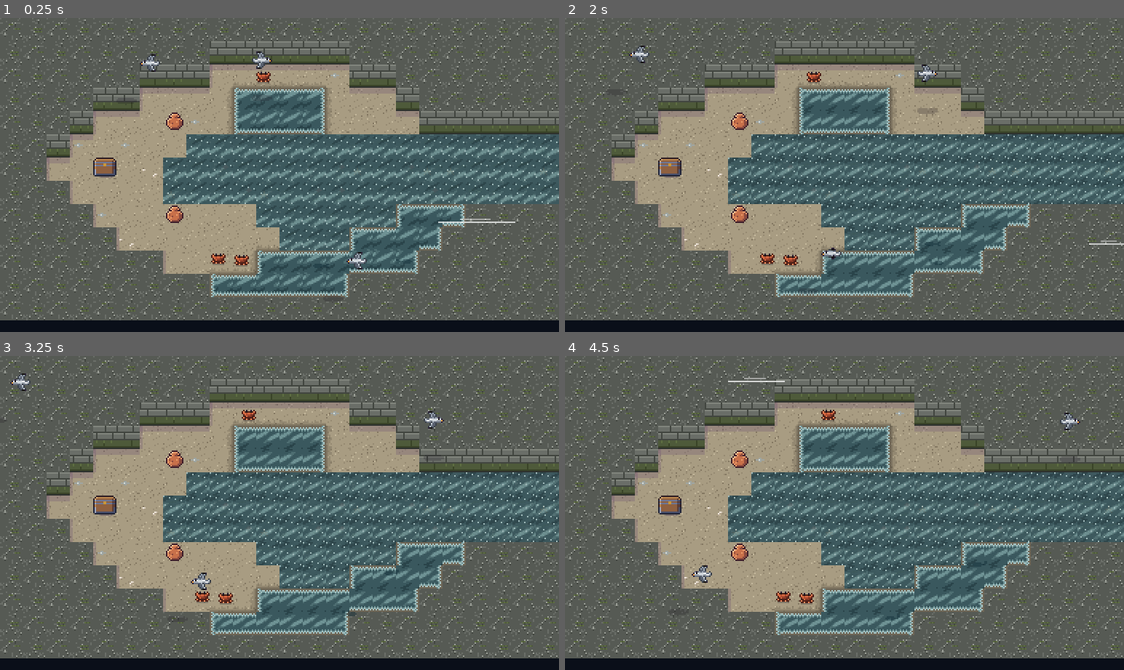
Above: before the commit, frames 1-4 (two rows, left to right).
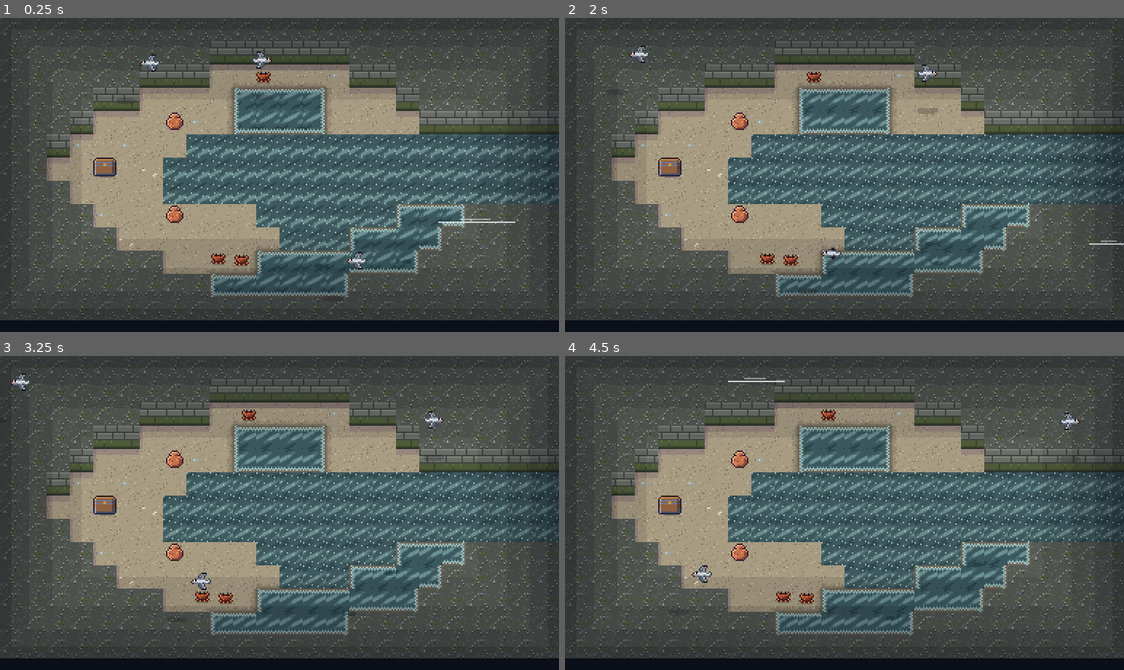
Above: after the commit, the same moments.

Repository: ashciraulo/Leviathan
Game: Godot game, scene res://rooms/room_0_4.tscn
Same seed, same stepped clock (60 frames per second), same inputs: the game is played once before the commit and once after it. This scene is started directly instead of the project's main scene.
Inputs (mouse positions are in pixels of both pictures, inside the frame that each line leads up to):
- Up to frame 1 (0.25 s): no input
- Up to frame 2 (2 s): tap Enter (ui_accept) at 0.5, 0.77, 1.07 s; move the mouse to (967, 159) at 0.52 s; hold D (move_right) 0.53-1.25 s; hold J (attack) 0.53-1.25 s; click (967, 159) at 0.67 s; drag from (732, 190) to (816, 237) at 1.27 s
- Up to frame 3 (3.25 s): move the mouse to (335, 443) at 2.02 s; hold D (move_right) 2.03-2.75 s; hold K (interact) 2.03-2.75 s; drag from (251, 575) to (111, 465) at 2.77 s
- Up to frame 4 (4.5 s): move the mouse to (1012, 560) at 3.52 s; hold A (move_left) 3.53-4.25 s; hold I (item_2) 3.53-4.25 s; tap Enter (ui_accept) at 3.77, 4.07 s; drag from (676, 465) to (760, 434) at 4.27 s

The runs differ from the first frame. In frame 1, 28% of the frame differs, in the area x 0-100%, y 0-97%; in frame 2, 28%; in frame 3, 28%; in frame 4, 28%.

Commit message:
Hidden places: hollows feel tucked away, and no find hides under the HUD
Rooms marked cave (Rime, Cinder and Glowworm Hollows, Ebb Grotto) draw
stepped shadow toward their rock walls. The Ember Ridge jar and Scorched
Pass sea-glass sat under the HUD's corners; both moved, and the route
check now refuses chests, sea-glass, stones and signs there.
SHOTS_ONLY=caves shoots the side areas and their ways in.

Co-Authored-By: Claude Opus 5.5 <noreply@anthropic.com>
Claude-Session: https://claude.ai/code/session_01UYEn5XZXkHTUvmfLbrhNvJ

Diff:
--- a/rooms/room_0_4.tscn
+++ b/rooms/room_0_4.tscn
@@ -8,6 +8,7 @@
 biome = "sunken_verge"
 chest_item = "glint"
 chest_count = 150
+cave = true
 layout = "########################
 ########################
 #########......#########
--- a/rooms/room_1_-1.tscn
+++ b/rooms/room_1_-1.tscn
@@ -8,6 +8,7 @@
 biome = "frostspine"
 chest_item = "glint"
 chest_count = 100
+cave = true
 layout = "###########..###########
 #####.......x......#####
 ####....xxxxxxxx....####
--- a/rooms/room_3_3.tscn
+++ b/rooms/room_3_3.tscn
@@ -8,6 +8,7 @@
 biome = "gloamfen"
 chest_item = "glint"
 chest_count = 150
+cave = true
 layout = "#########..#############
 #######......###########
 #####..........#########
--- a/rooms/room_7_-1.tscn
+++ b/rooms/room_7_-1.tscn
@@ -8,6 +8,7 @@
 biome = "cinderreach"
 chest_item = "glint"
 chest_count = 100
+cave = true
 layout = "########################
 #####..............#####
 ###....y......y......###
--- a/rooms/room_8_-3.tscn
+++ b/rooms/room_8_-3.tscn
@@ -8,8 +8,8 @@
 biome = "cinderreach"
 chest_item = "jar"
 layout = "########################
-#.C.####........########
-#...Y.............######
+#...####........########
+#C..Y.............######
 ####......~~~~......####
 ###......~~~~~~......###
 ##........~~~~...T....##
--- a/rooms/room_9_-1.tscn
+++ b/rooms/room_9_-1.tscn
@@ -7,8 +7,8 @@
 name_key = "ROOM_SCORCHED_PASS"
 biome = "cinderreach"
 layout = "###########..###########
-#.........#..#......#*##
-#...e.....#..#....~~.Y.#
+#.........#..#.........#
+#...e.....#..#....~~...#
 #.........#..#...~~~~..#
 #..............T.......#
 #......................#
@@ -16,6 +16,6 @@
 .......................#
 ..........~~~~.....e...#
 #........~~~~~~........#
-#..y......~~~~.....y...#
-#......................#
+#..y......~~~~.....y.Y.#
+#...................#*##
 ########################"
--- /dev/null
+++ b/scripts/world/cave_shade.gd
@@ -0,0 +1,27 @@
+class_name CaveShade
+extends Node2D
+## The gloom of a hollow or grotto (Room.cave): stepped bands of shadow
+## that deepen toward the room's edges, drawn over the scene (Wren too,
+## when they walk into the dark), so the middle reads as a pool of light.
+
+## Each band: how far in from the edge it reaches (px) and how dark it is.
+const BANDS := [[56.0, 0.10], [36.0, 0.12], [20.0, 0.14], [8.0, 0.16]]
+const SHADOW := Color(0.02, 0.03, 0.06)
+
+
+func _ready() -> void:
+	z_index = 25
+	queue_redraw()
+
+
+func _draw() -> void:
+	var size := Room.SIZE
+	for band: Array in BANDS:
+		var d: float = band[0]
+		var c := Color(SHADOW, band[1])
+		# Four strips that don't overlap at the corners: top and bottom run
+		# the full width, the sides fill in between.
+		draw_rect(Rect2(0, 0, size.x, d), c)
+		draw_rect(Rect2(0, size.y - d, size.x, d), c)
+		draw_rect(Rect2(0, d, d, size.y - d * 2), c)
+		draw_rect(Rect2(size.x - d, d, d, size.y - d * 2), c)
--- a/scripts/world/room.gd
+++ b/scripts/world/room.gd
@@ -113,6 +113,9 @@
 @export var dark := false
 ## What signposts (n) in this room say: a translation key.
 @export var sign_key := ""
+## A hollow or grotto off the overworld: the light falls off toward its
+## rock walls (see CaveShade), so it feels tucked away.
+@export var cave := false
 ## Windmere: the direction and strength (px/s) of the gusts that sweep
 ## this room. Zero means calm.
 @export var wind := Vector2.ZERO
@@ -325,6 +328,10 @@
 
 
 func _build() -> void:
+	if cave:
+		var shade := CaveShade.new()
+		shade.name = "CaveShade"
+		add_child(shade)
 	var walls := _make_static(Layers.WORLD, "Walls")
 	_water_body = _make_static(Layers.WATER, "Water")
 	_deep_body = _make_static(Layers.DEEP, "DeepWater")
--- a/tests/screenshots.gd
+++ b/tests/screenshots.gd
@@ -50,6 +50,24 @@
 	# SHOTS_ONLY=ebb: the sea bed, under water and then held bare.
 	if OS.get_environment("SHOTS_ONLY") == "ebb":
 		await _ebb_shots(game)
+		SaveManager.delete_save()
+		SaveManager.restore_aside(TEST_SLOT, "testbackup")
+		get_tree().quit(0)
+		return
+
+	# SHOTS_ONLY=caves: the side areas and hidden nooks, and their ways in.
+	if OS.get_environment("SHOTS_ONLY") == "caves":
+		await _room_shots(game, {
+			Vector2i(1, -2): ["caves_rime_way_in", Vector2i(12, 6)],
+			Vector2i(1, -1): ["caves_rime_hollow", Vector2i(12, 10)],
+			Vector2i(8, -1): ["caves_cinder_way_in", Vector2i(3, 6)],
+			Vector2i(7, -1): ["caves_cinder_hollow", Vector2i(20, 5)],
+			Vector2i(3, 2): ["caves_glowworm_way_in", Vector2i(13, 8)],
+			Vector2i(3, 3): ["caves_glowworm_hollow", Vector2i(10, 2)],
+			Vector2i(8, -3): ["caves_ember_ridge", Vector2i(6, 6)],
+			Vector2i(7, 1): ["caves_ossuary_ring", Vector2i(12, 10)],
+			Vector2i(4, 2): ["caves_mural_lake", Vector2i(12, 7)],
+		})
 		SaveManager.delete_save()
 		SaveManager.restore_aside(TEST_SLOT, "testbackup")
 		get_tree().quit(0)
@@ -2235,6 +2253,11 @@
 		Vector2i(8, -1): ["pacing_geyser_basin", Vector2i(16, 11)],
 		Vector2i(8, 1): ["pacing_vertebra_road", Vector2i(8, 7)],
 	}
+	await _room_shots(game, shots)
+
+
+## One shot per room: Wren set down on the given tile.
+func _room_shots(game: Node, shots: Dictionary) -> void:
 	for coord: Vector2i in shots:
 		var tile: Vector2i = shots[coord][1]
 		GameState.set_checkpoint(coord, Vector2(tile.x * Room.TILE + 8, tile.y * Room.TILE + 12))
--- a/tests/smoke_test.gd
+++ b/tests/smoke_test.gd
@@ -3874,6 +3874,7 @@
 			_check(room.chest_count == 30, "the Windmere sea stack holds 30 glints")
 		if coord in [Vector2i(1, -1), Vector2i(7, -1), Vector2i(3, 3)]:
 			_check(room.chest_count >= 100 and tr(room.name_key) != room.name_key, "side area %s has a name and a cache of %d glints" % [coord, room.chest_count])
+			_check(room.cave, "side area %s is shaded like a hollow" % coord)
 		room.free()
 	# Frost can't freeze lava: Cinder Hollow's islet still needs the hook or cloak.
 	var hollow: Room = (load("res://rooms/room_7_-1.tscn") as PackedScene).instantiate()
Not shown, added: scripts/world/cave_shade.gd.uid
